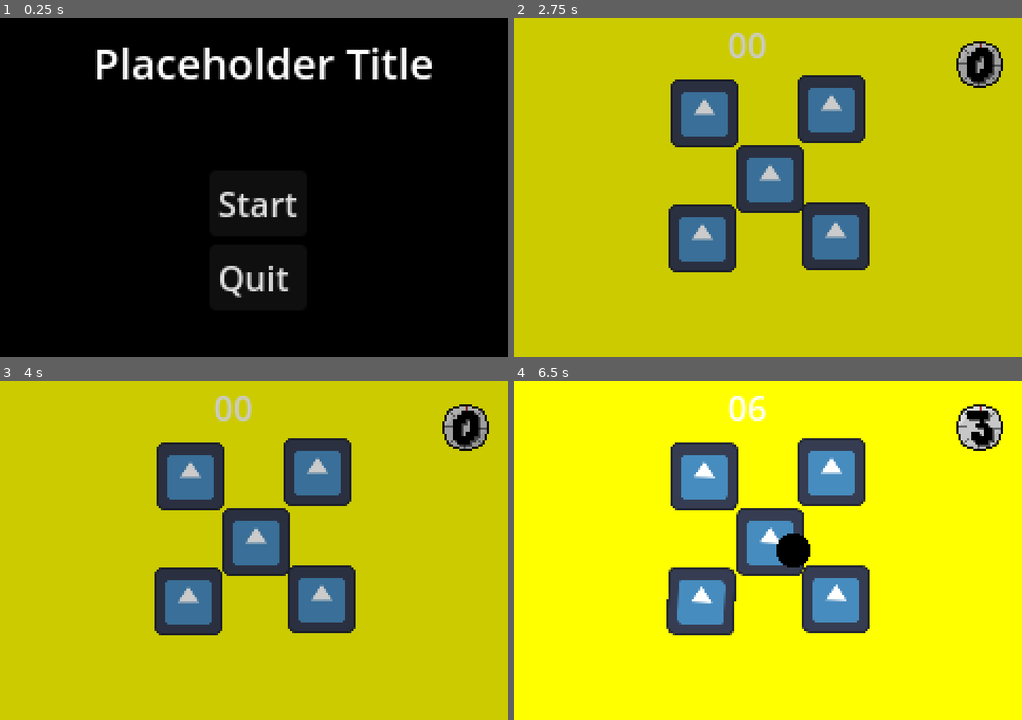
Above: before the commit, frames 1-4 (two rows, left to right).
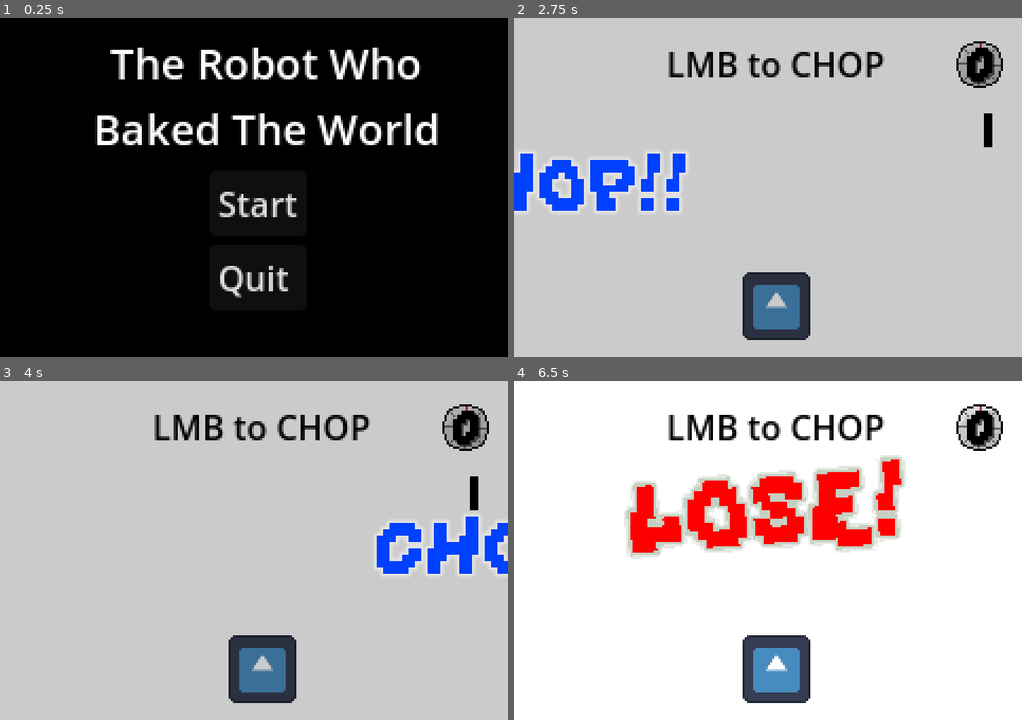
Above: after the commit, the same moments.

Repository: emmetl913/GMTK2024
Game: Godot game, scene res://menus/MainMenu.tscn
Same seed, same stepped clock (60 frames per second), same inputs: the game is played once before the commit and once after it. The engine's default icon, where the game draws it, is replaced by a stand-in: a white triangle on a blue panel in a dark square.
Inputs (mouse positions are in pixels of both pictures, inside the frame that each line leads up to):
- Up to frame 1 (0.25 s): no input
- Up to frame 2 (2.75 s): click "Start" at 0.5 s; tap Enter at 1.25 s; move the mouse to (879, 170) at 1.27 s; press the mouse at (879, 170) at 1.28 s; tap S (S) at 1.55, 2.1 s; tap Space at 2 s; move the mouse to (666, 204) at 2.02 s; release the mouse at (666, 204) at 2.03 s; tap W (W) at 2.3 s
- Up to frame 3 (4 s): move the mouse to (304, 475) at 2.77 s; hold W (W) 2.78-3.53 s; click (304, 475) at 3.05 s; move the mouse to (228, 618) at 3.52 s; click (228, 618) at 3.6 s; tap S (S) at 3.8 s
- Up to frame 4 (6.5 s): move the mouse to (920, 601) at 4.27 s; hold S (S) 4.28-5.03 s; tap W (W) at 4.55, 5.1 s; move the mouse to (615, 499) at 5.02 s; click (615, 499) at 5.3 s; move the mouse to (793, 550) at 5.77 s; press the mouse at (793, 550) at 5.78 s; tap S (S) at 6.05 s

The runs differ from the first frame. In frame 1, 6.4% of the frame differs, in the area x 18-87%, y 8-38%; in frame 2, 98%; in frame 3, 98%; in frame 4, 99%, in the area x 0-100%, y 0-100%.

Commit message:
ShavingGame

Diff:
--- a/games/PickingGame/PickingGame.gd
+++ b/games/PickingGame/PickingGame.gd
@@ -7,16 +7,19 @@
 
 var centerScreenOffset = Vector2(120,80)
 var all_bad = true
+var has_won = false
 #TODO:
 	#if picking game has all bad berries wait timer to win
 func _ready():
+	#GameSetup
+	directionMessage = "PICK!!"
+	timers = [5, 4, 3, 2]
 
 	for i in randi_range(spawnCountRandomRange.x,spawnCountRandomRange.y):
 		var newItem = bushItem.instantiate()
 		newItem.position =Vector2(centerScreenOffset.x + randf_range(spawnRange.x,spawnRange.y), centerScreenOffset.y +  + randf_range(spawnRange.x,spawnRange.y)/2)
 		add_child(newItem)
-	#Setup timers
-	timers = [5, 4, 3, 2]
+
 	for i in get_children():
 		if i.is_in_group("BushItem"):
 			bushItems.append(i)
@@ -40,10 +43,10 @@
 				super.onLose()
 			if i.isInRange() and i.is_good:
 				i.successState()
-	if checkWin():
+	if checkWin() and !has_won:
 		super.onWin()
+		has_won = true
 
-	directionMessage = "PICK!!"
 
 
 # Called every frame. 'delta' is the elapsed time since the previous frame.
--- /dev/null
+++ b/games/ShavingGame/ShavingGame.gd
@@ -0,0 +1,73 @@
+extends Base_Game
+
+@export var max_right: float
+@export var max_left: float
+var dir: float = 1.0
+@export var speed: float
+@export var shaver_speed: float
+
+var move_shaver = false
+var is_shaver_down = false
+
+var shaver_dir: float = 1.0
+
+var shave_count: int = 0
+var num_to_shave = 2
+
+var has_result = false
+func _ready():
+	#GameSetup
+	timers = [5, 4, 3, 2]
+	directionMessage = "SHAVE!!"
+	if randi_range(1,2) == 1:
+		num_to_shave = 3
+		addExtraShaveable()
+func addExtraShaveable():
+	$Shaveables/Sprite2D4/Area2D/CollisionShape2D.disabled = false
+	$Shaveables/Sprite2D4.visible = true
+	if randi_range(1,2) == 1:
+		#Add to the left position
+		$Shaveables/Sprite2D4.position.x = -115
+	else:
+		#Right position
+		$Shaveables/Sprite2D4.position.x = 115
+func _process(delta):
+	if $Shaveables.position.x > max_right:
+		dir = -1.0
+	elif $Shaveables.position.x < max_left:
+		dir = 1.0
+	#lerp
+	$Shaveables.position += Vector2(1.0 * dir * speed * delta, 0)
+
+	if move_shaver and ($Shaver.position.y <= 140 and $Shaver.position.y >= 20):
+		$Shaver.position.y += 1.0 * shaver_dir * shaver_speed * delta
+	else:
+		move_shaver = false
+func _input(event):
+	if event.is_action_pressed("LMB"):
+		if !move_shaver:
+			slideShaver()
+
+func slideShaver():
+	move_shaver = true
+	is_shaver_down = !is_shaver_down
+	#lerp y
+	if is_shaver_down:
+		shaver_dir = 1.0
+		$Shaver.position.y = 20
+	else:
+		shaver_dir = -1.0
+		$Shaver.position.y = 140
+
+
+func _on_shave_area_area_entered(area):
+	if area.is_in_group("ShaveLose") and !has_result:
+		area.get_parent().self_modulate = Color.DARK_RED
+		super.onLose()
+		has_result = true
+	elif area.is_in_group("CleanShave") and !has_result:
+		shave_count += 1
+		area.get_parent().queue_free()
+		if shave_count == num_to_shave:
+			super.onWin()
+			has_result = true
--- /dev/null
+++ b/games/ShavingGame/ShavingGame.tscn
@@ -0,0 +1,93 @@
+[gd_scene load_steps=8 format=3 uid="uid://bosvy015it6d1"]
+
+[ext_resource type="Script" path="res://games/ShavingGame/ShavingGame.gd" id="1_gp8yt"]
+[ext_resource type="Texture2D" uid="uid://ci0p7le8o6yg5" path="res://icon.svg" id="2_3wtw8"]
+
+[sub_resource type="RectangleShape2D" id="RectangleShape2D_4d8f8"]
+size = Vector2(111.742, 122.5)
+
+[sub_resource type="RectangleShape2D" id="RectangleShape2D_6shsi"]
+size = Vector2(91.7446, 126.482)
+
+[sub_resource type="RectangleShape2D" id="RectangleShape2D_bikhb"]
+size = Vector2(121.905, 128)
+
+[sub_resource type="RectangleShape2D" id="RectangleShape2D_cv2fg"]
+size = Vector2(131.064, 126.482)
+
+[sub_resource type="RectangleShape2D" id="RectangleShape2D_uovx5"]
+size = Vector2(120, 115)
+
+[node name="ShavingGame" type="Node2D"]
+script = ExtResource("1_gp8yt")
+max_right = 200.0
+max_left = 20.0
+speed = 120.0
+shaver_speed = 600.0
+
+[node name="ColorRect" type="ColorRect" parent="."]
+offset_right = 240.0
+offset_bottom = 159.0
+color = Color(0.607843, 0.509804, 0.623529, 1)
+
+[node name="Shaveables" type="Node2D" parent="."]
+position = Vector2(40.535, 75)
+scale = Vector2(0.4, 0.4)
+
+[node name="Sprite2D" type="Sprite2D" parent="Shaveables"]
+texture = ExtResource("2_3wtw8")
+
+[node name="Area2D" type="Area2D" parent="Shaveables/Sprite2D" groups=["ShaveLose"]]
+
+[node name="CollisionShape2D" type="CollisionShape2D" parent="Shaveables/Sprite2D/Area2D"]
+position = Vector2(1.16251, 1.25)
+shape = SubResource("RectangleShape2D_4d8f8")
+
+[node name="Sprite2D2" type="Sprite2D" parent="Shaveables"]
+position = Vector2(-71.922, 1.25)
+scale = Vector2(0.410156, 0.488281)
+texture = ExtResource("2_3wtw8")
+
+[node name="Area2D" type="Area2D" parent="Shaveables/Sprite2D2" groups=["CleanShave"]]
+
+[node name="CollisionShape2D" type="CollisionShape2D" parent="Shaveables/Sprite2D2/Area2D"]
+position = Vector2(-18.1277, -0.75885)
+shape = SubResource("RectangleShape2D_6shsi")
+
+[node name="Sprite2D3" type="Sprite2D" parent="Shaveables"]
+position = Vector2(64.9125, 1.25001)
+scale = Vector2(0.410156, 0.488281)
+texture = ExtResource("2_3wtw8")
+
+[node name="Area2D" type="Area2D" parent="Shaveables/Sprite2D3" groups=["CleanShave"]]
+
+[node name="CollisionShape2D" type="CollisionShape2D" parent="Shaveables/Sprite2D3/Area2D"]
+position = Vector2(-3.04761, 0)
+shape = SubResource("RectangleShape2D_bikhb")
+
+[node name="Sprite2D4" type="Sprite2D" parent="Shaveables"]
+visible = false
+position = Vector2(113.662, 5.24521e-06)
+scale = Vector2(0.381494, 0.494141)
+texture = ExtResource("2_3wtw8")
+
+[node name="Area2D" type="Area2D" parent="Shaveables/Sprite2D4" groups=["CleanShave"]]
+
+[node name="CollisionShape2D" type="CollisionShape2D" parent="Shaveables/Sprite2D4/Area2D"]
+shape = SubResource("RectangleShape2D_cv2fg")
+disabled = true
+
+[node name="Shaver" type="Sprite2D" parent="."]
+self_modulate = Color(1, 0.176471, 0.164706, 1)
+position = Vector2(120, 22.27)
+scale = Vector2(0.05, 0.2)
+texture = ExtResource("2_3wtw8")
+
+[node name="ShaveArea" type="Area2D" parent="Shaver"]
+
+[node name="CollisionShape2D" type="CollisionShape2D" parent="Shaver/ShaveArea"]
+position = Vector2(0, 1.15)
+shape = SubResource("RectangleShape2D_uovx5")
+
+[connection signal="area_entered" from="Shaveables/Sprite2D/Area2D" to="." method="_on_area_2d_area_entered"]
+[connection signal="area_entered" from="Shaver/ShaveArea" to="." method="_on_shave_area_area_entered"]
--- a/menus/MainMenu.tscn
+++ b/menus/MainMenu.tscn
@@ -26,8 +26,11 @@
 offset_top = 7.0
 offset_right = 206.0
 offset_bottom = 35.0
-text = "Placeholder Title"
+text = "The Robot Who
+Baked The World"
 label_settings = SubResource("LabelSettings_q24b8")
+horizontal_alignment = 1
+vertical_alignment = 1
 
 [node name="VBoxContainer" type="VBoxContainer" parent="."]
 layout_mode = 0
--- a/worlds/MicroGamePlayer.gd
+++ b/worlds/MicroGamePlayer.gd
@@ -26,6 +26,7 @@
 	$TimerGraphic/Label.text = "%d" % (ceil($GameTimer.time_left))
 
 func loadScenes():
+	gameScenes.append(preload("res://games/ShavingGame/ShavingGame.tscn"))
 	gameScenes.append(preload("res://games/ChoppingGame/ChoppingGame.tscn"))
 	gameScenes.append(preload("res://games/PickingGame/PickingGame.tscn"))
 	gameScenes.append(preload("res://games/ChurningGame/ChurningGame.tscn"))
@@ -33,6 +34,8 @@
 	gameScenes.append(preload("res://games/IcingGame/IcingGame.tscn"))
 	gameScenes.append(preload("res://games/WipingGame/WipingGame.tscn"))
 	gameScenes.append(preload("res://games/CleaningGame/CleaningGame.tscn"))
+
+
 
 func startGame(gameID: int):
 	game_inst = gameScenes[gameID].instantiate()
